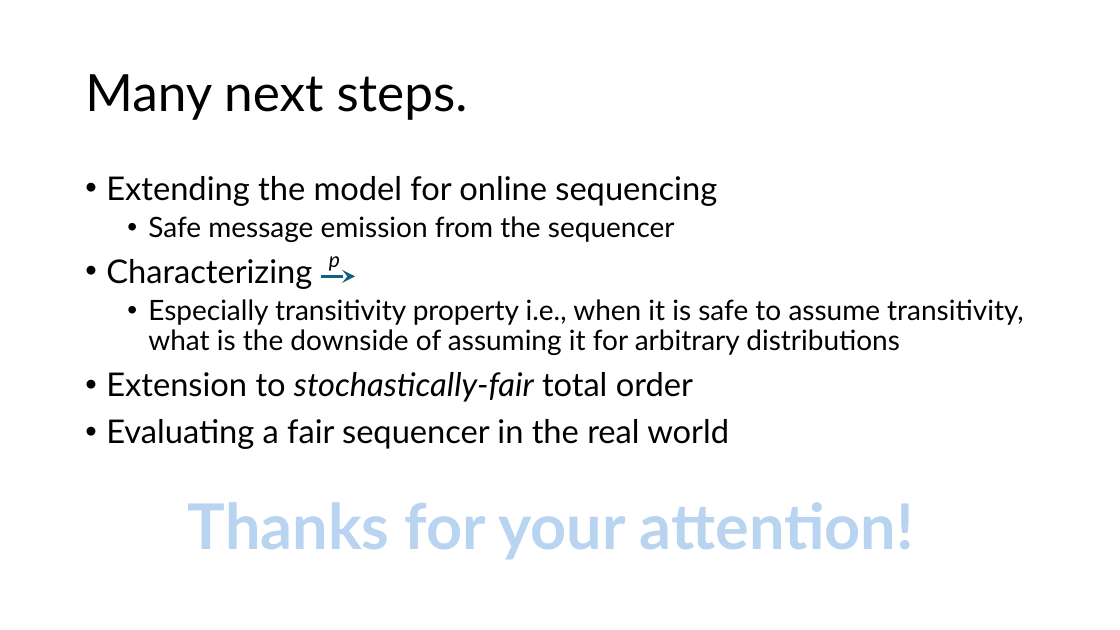
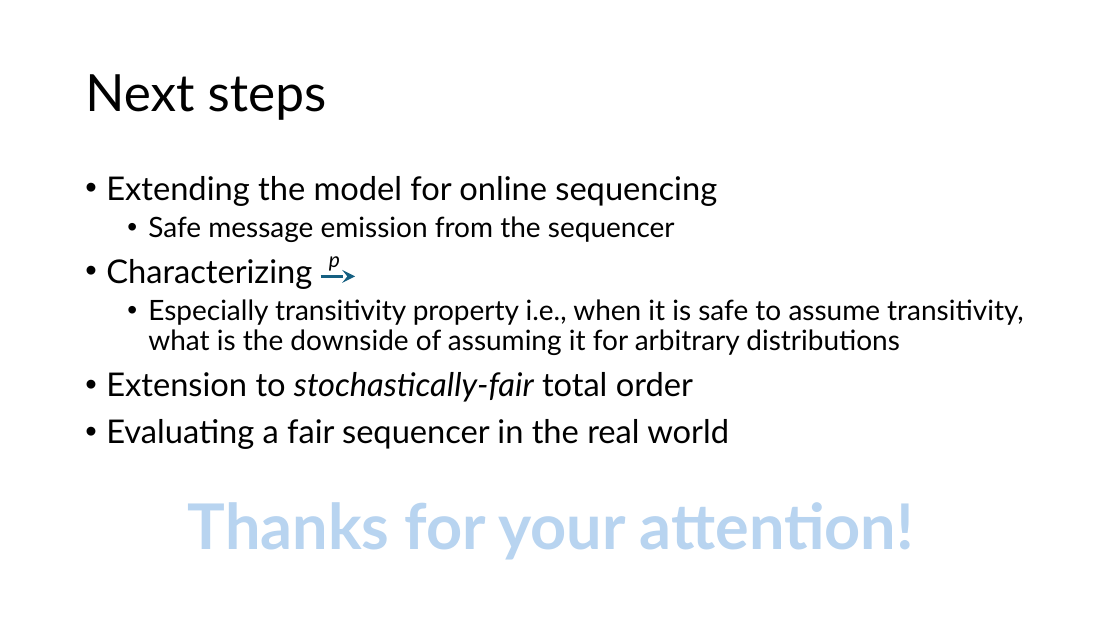
Before and after one commit to HaseebLUMS/Onyx-Presentation, a slide deck: slide 32 of tommy_hotnets.pptx. Drawn at 1120x630 pixels with LibreOffice and Linux fonts; fonts in the diff are those of the drawing. Boxes give left, top, right and bottom in pixels: in the first picture for what was removed or moved away, otherwise in the second. Text is boxed around its words. In the diff, an @@ line names an element or a change of style, - is before the commit and + after.

Commit message:
updated

```diff
--- a/tommy_hotnets.pptx
+++ b/tommy_hotnets.pptx
@@ title at [85,74,327,120]: text changed @@
-Many next steps.
+Next steps
```
Also in this commit, not shown: 1 other slide changed.
